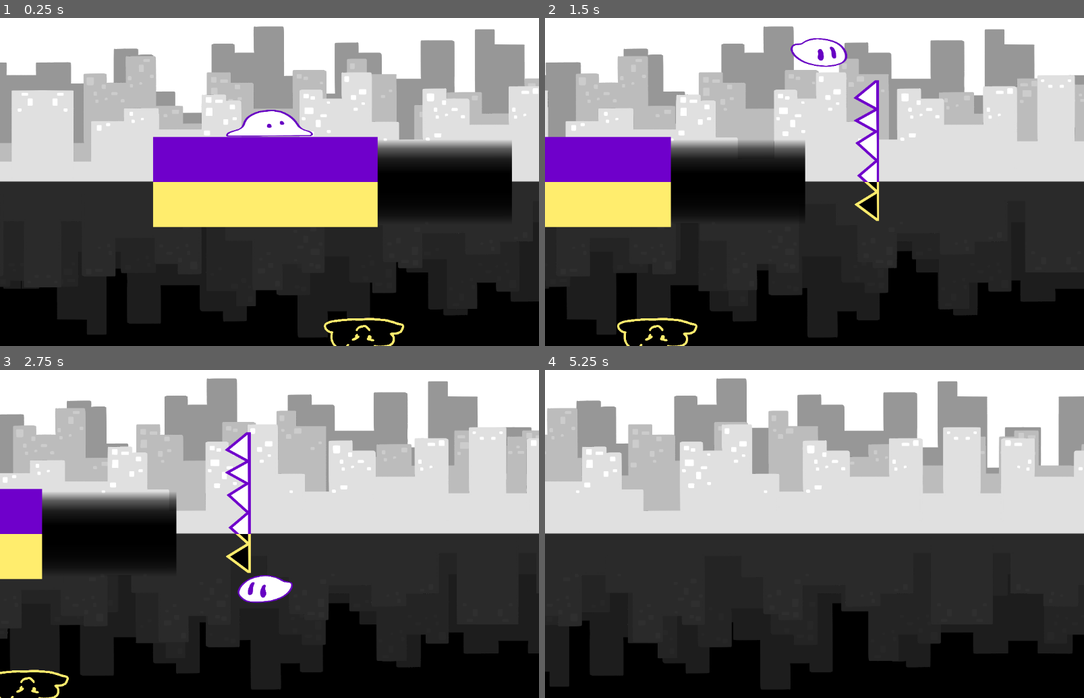
Above: before the commit, frames 1-4 (two rows, left to right).
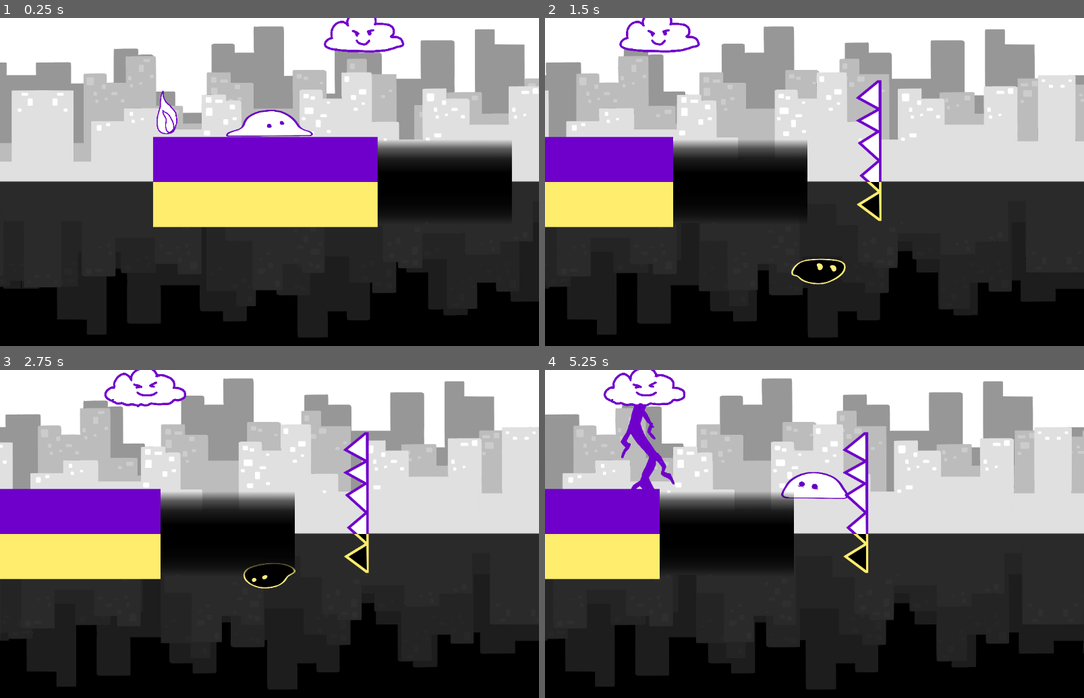
Above: after the commit, the same moments.

Repository: Globs-United/Project
Game: Godot game, scene res://lvl1.tscn
Two runs of this game, one before a commit and one after it. Both use one fixed random seed, a clock stepped at 60 frames per second and the inputs below.
Inputs:
- Up to frame 1 (0.25 s): no input
- Up to frame 2 (1.5 s): hold Right (moveRight) from 0.53 s (still down); tap Space (jump) at 0.77 s
- Up to frame 3 (2.75 s): tap Space (jump) at 1.52 s; release Right (moveRight) at 2.03 s; hold Left (moveLeft) from 2.03 s (still down)
- Up to frame 4 (5.25 s): release Left (moveLeft) at 2.78 s; hold Right (moveRight) 2.78-4.28 s; tap Space (jump) at 3.02, 3.77, 4.52 s; hold Left (moveLeft) 4.28-5.03 s; hold Right (moveRight) from 5.03 s (still down)

The runs differ from the first frame. In frame 1, 1.0% of the frame differs, in the area x 29-76%, y 0-100%; in frame 2, 3.0%; in frame 3, 36%; in frame 4, 42%, in the area x 0-100%, y 0-98%.

Commit message:
Minor changes to flame script

Diff:
--- a/lvl1.tscn
+++ b/lvl1.tscn
@@ -7,6 +7,7 @@
 [ext_resource type="Script" uid="uid://w8iguxe1l24l" path="res://scripts/camera_2d.gd" id="5_ok8r0"]
 [ext_resource type="PackedScene" uid="uid://dbjmiklp0s68j" path="res://object_scenes/spikes.tscn" id="6_audra"]
 [ext_resource type="PackedScene" uid="uid://d4h8ppy0mb78w" path="res://object_scenes/lightning_cloud.tscn" id="6_x7kom"]
+[ext_resource type="PackedScene" uid="uid://wsjajdqhncat" path="res://object_scenes/fire.tscn" id="8_qoovb"]
 
 [node name="Lvl 1" type="Node2D"]
 
@@ -34,3 +35,7 @@
 [node name="Spikes" parent="." instance=ExtResource("6_audra")]
 position = Vector2(890, 283)
 scale = Vector2(0.3, 0.3)
+
+[node name="Fire" parent="." instance=ExtResource("8_qoovb")]
+position = Vector2(30, 203)
+scale = Vector2(0.1, 0.1)
--- a/project.godot
+++ b/project.godot
@@ -13,6 +13,7 @@
 config/name="GDU"
 run/main_scene="uid://bgvo0sua3mcnq"
 config/features=PackedStringArray("4.4", "GL Compatibility")
+run/max_fps=60
 config/icon="res://icon.svg"
 
 [display]
--- a/scripts/lightning_cloud.gd
+++ b/scripts/lightning_cloud.gd
@@ -7,8 +7,9 @@
 
 
 func _ready() -> void:
+	if Yworld:
+		change_world(false);
 	$RestTimer.start()
-	change_world();
 
 func _process(_delta: float) -> void:
 	if lightning_striking && player_within:
@@ -51,8 +52,9 @@
 	if body.is_in_group("player"):
 		player_within = false
 
-func change_world():
-	Yworld = !Yworld;
+func change_world(flipY = true):
+	if flipY:
+		Yworld = !Yworld;
 	#$AnimatedSprite2D.flip_v = !($AnimatedSprite2D.flip_v);
 	$Lightning/AnimatedSprite2D.flip_v = $AnimatedSprite2D.flip_v;
 	position.y = 600 - (position.y - scale.y * 570);
Not shown: 1 places in lvl1.tscn that only renumber resources
